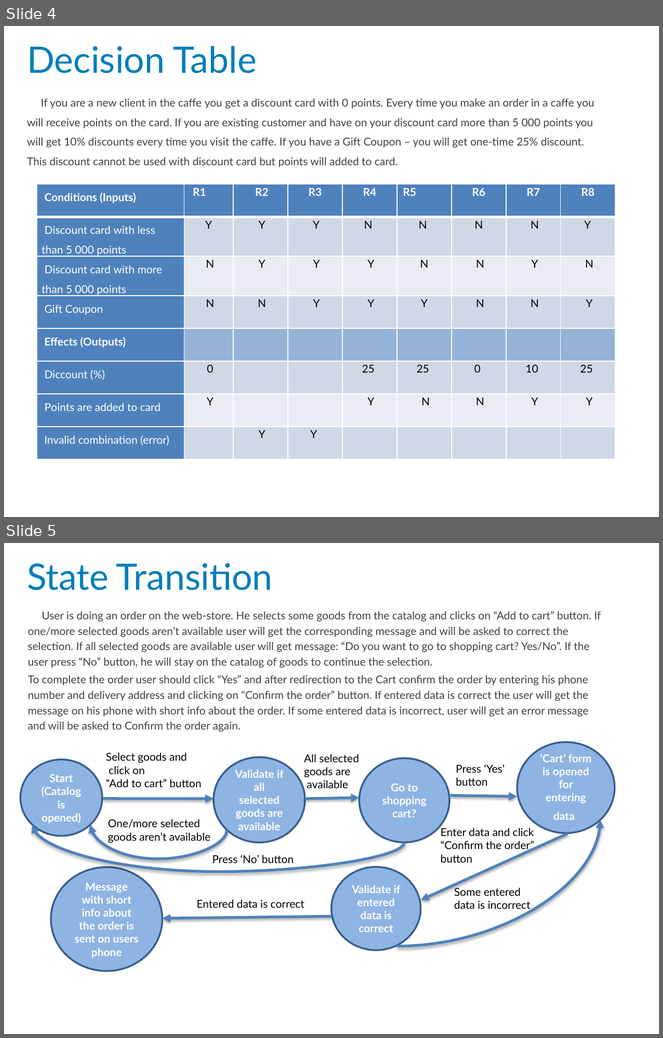
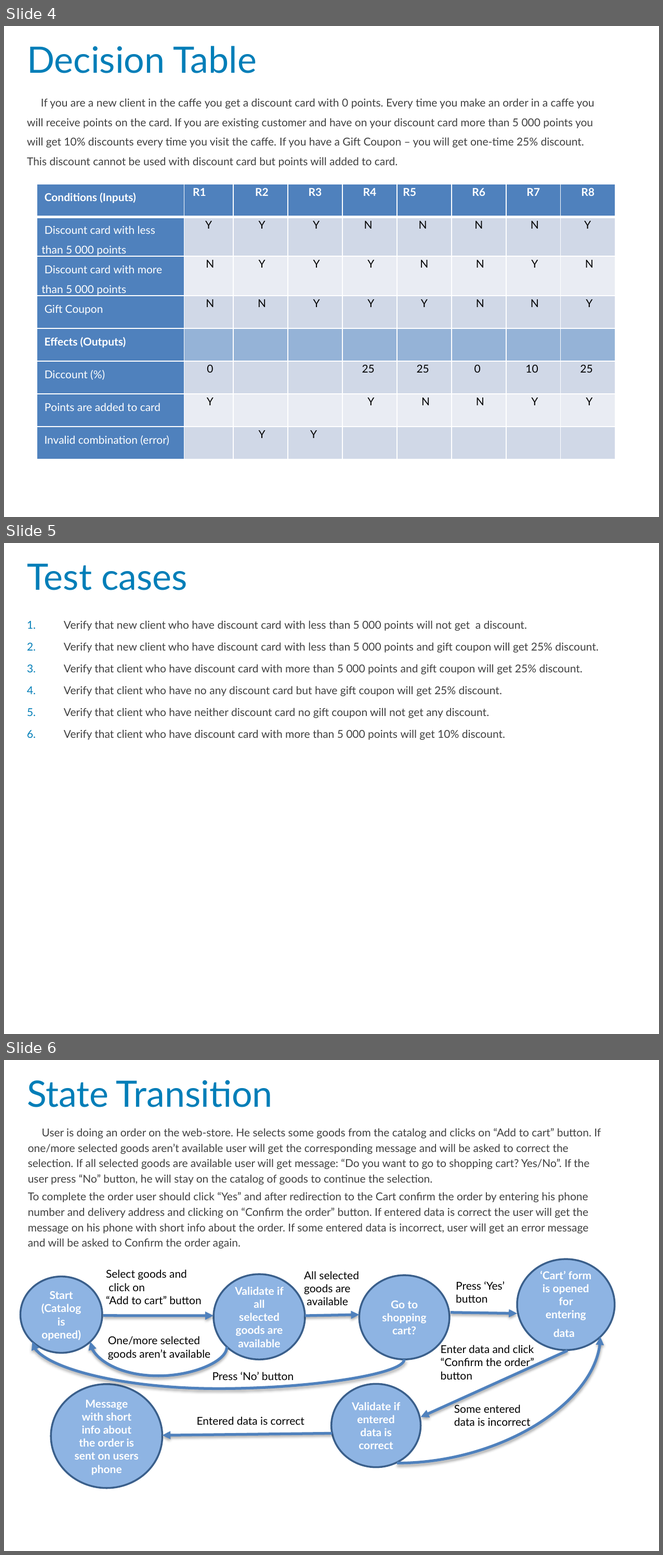
Before and after one commit to ttp-if/mqc, a slide deck: Mariia Kryzhalko/HW5.pptx. Shown one above the other, each under a label of ours: slides 4 and 5 before the commit, slides 4, 5 and 6 after it. The pictures are 663x1038 and 663x1555 pixels, drawn with LibreOffice and Linux fonts; fonts in the diff are those of the drawing; background and template pictures are left out. Boxes give left, top, right and bottom in pixels: in the first picture for what was removed or moved away, otherwise in the second. Text is boxed around its words. In the diff, an @@ line names an element or a change of style, - is before the commit and + after.

```diff
--- a/Mariia Kryzhalko/HW5.pptx
+++ b/Mariia Kryzhalko/HW5.pptx
@@ slide 5 added at bbox=[4, 543, 659, 1034], background picture (left out) @@
@@ title added at bbox=[27, 564, 188, 590], 40 pt, text #017EB8 @@
+Test cases
@@ text added at bbox=[64, 620, 598, 740], 12 pt, text #404040 @@
+1. Verify that new client who have discount card with less than 5 000 points will not get a discount.
+2. Verify that new client who have discount card with less than 5 000 points and gift coupon will get 25% discount.
+3. Verify that client who have discount card with more than 5 000 points and gift coupon will get 25% discount.
+4. Verify that client who have no any discount card but have gift coupon will get 25% discount.
+5. Verify that client who have neither discount card no gift coupon will not get any discount.
+6. Verify that client who have discount card with more than 5 000 points will get 10% discount.
@@ page number added at bbox=[491, 1005, 644, 1030], 12 pt, text #FFFFFF @@
+5
@@ what was slide 5 is now slide 6 @@
```
Also in this commit, not shown: 5 other files.
